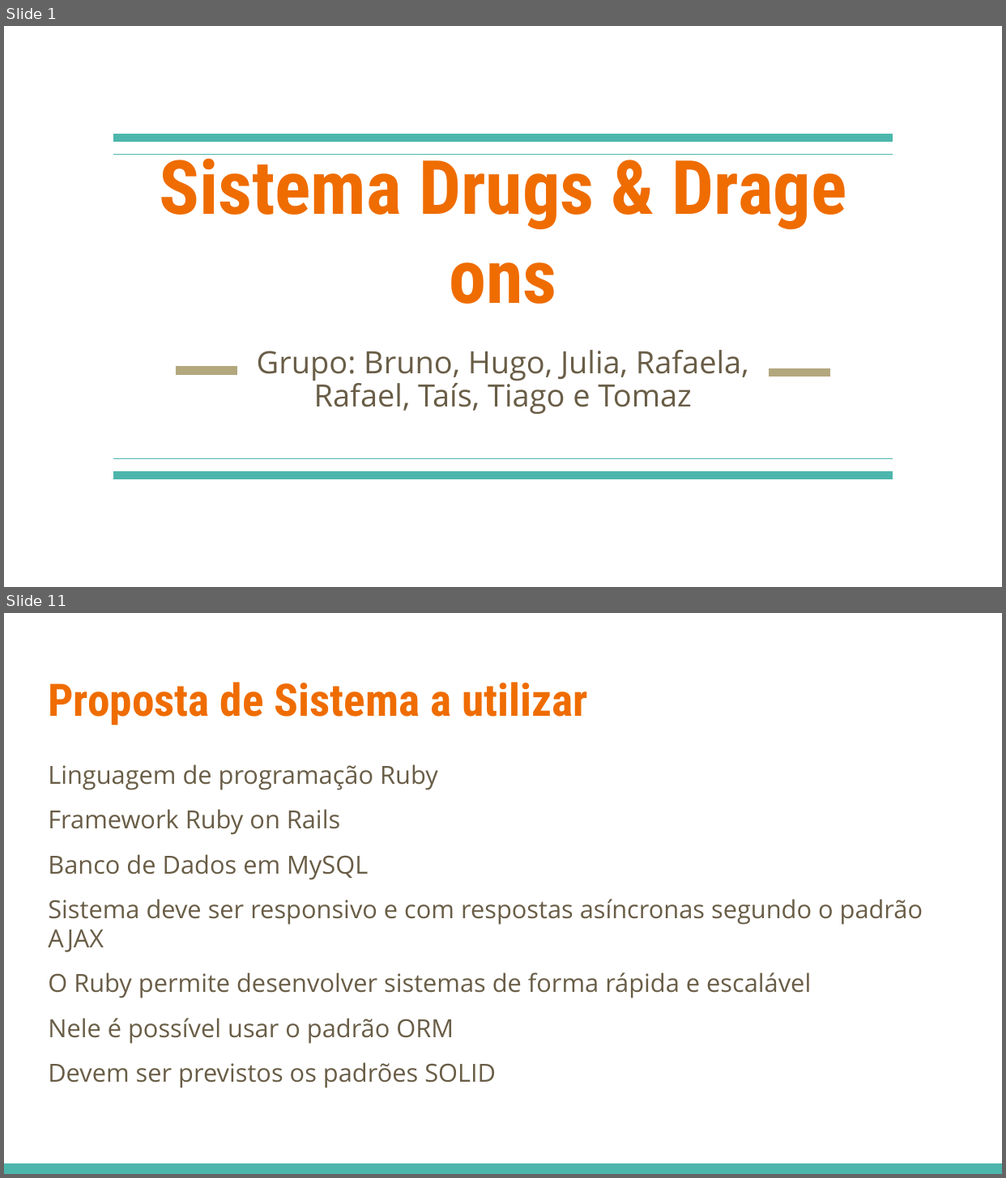
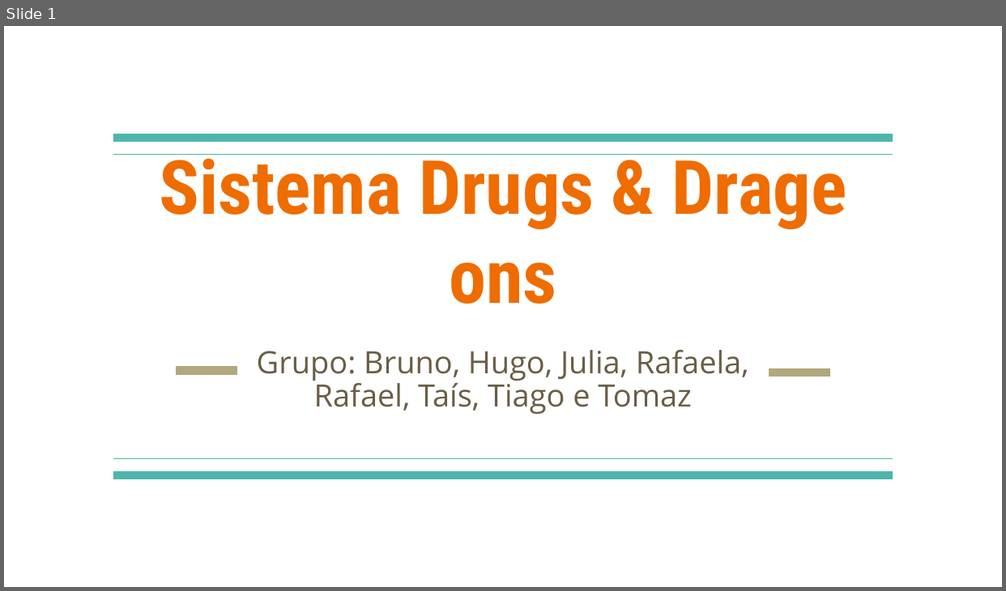
Before and after one commit to HugoBianquini/Projeto-de-Software, a slide deck: Sistema Drugs & Drage ons.pptx. Shown one above the other, each under a label of ours: slides 1 and 11 before the commit, slide 1 after it; the slides between them are not shown. The pictures are 1006x1178 and 1006x591 pixels, drawn with LibreOffice and Linux fonts; fonts in the diff are those of the drawing. Boxes give left, top, right and bottom in pixels: in the first picture for what was removed or moved away, otherwise in the second. Text is boxed around its words. In the diff, an @@ line names an element or a change of style, - is before the commit and + after.

```diff
--- a/Sistema Drugs & Drage ons.pptx
+++ b/Sistema Drugs & Drage ons.pptx
@@ slide 11 removed at (4, 613, 1002, 1174), background #FFFFFF @@
@@ title removed at (48, 682, 588, 726) @@
-Proposta de Sistema a utilizar
@@ text removed at (48, 764, 923, 1088) @@
-Linguagem de programação Ruby
-Framework Ruby on Rails
-Banco de Dados em MySQL
-Sistema deve ser responsivo e com respostas asíncronas segundo o padrão AJAX
-O Ruby permite desenvolver sistemas de forma rápida e escalável
-Nele é possível usar o padrão ORM
-Devem ser previstos os padrões SOLID
@@ rectangle removed at (4, 1164, 1002, 1174) @@
```
Also in this commit, not shown: 1 slide changed, 4 slides added, 51 other slides removed, 1 other file.
